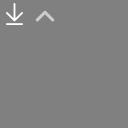
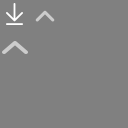
Comparing the layer stacks of the two 128px x 128px images. Changes:
added layer "图层 2" above "图层 1" over (x1=2, y1=41, x2=28, y2=54)
hid "图层 1", painted on it over (x1=2, y1=41, x2=28, y2=54)
